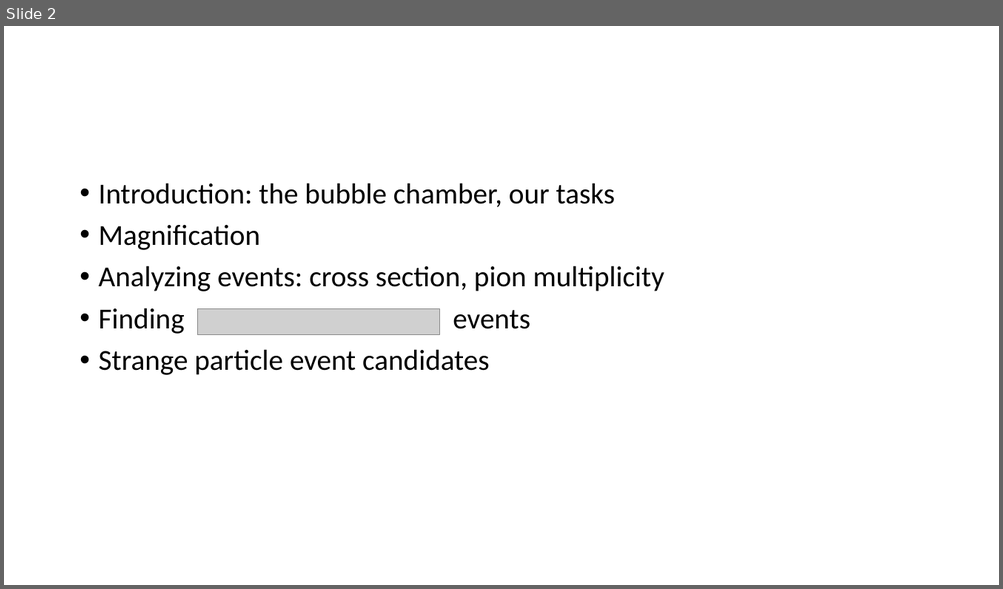
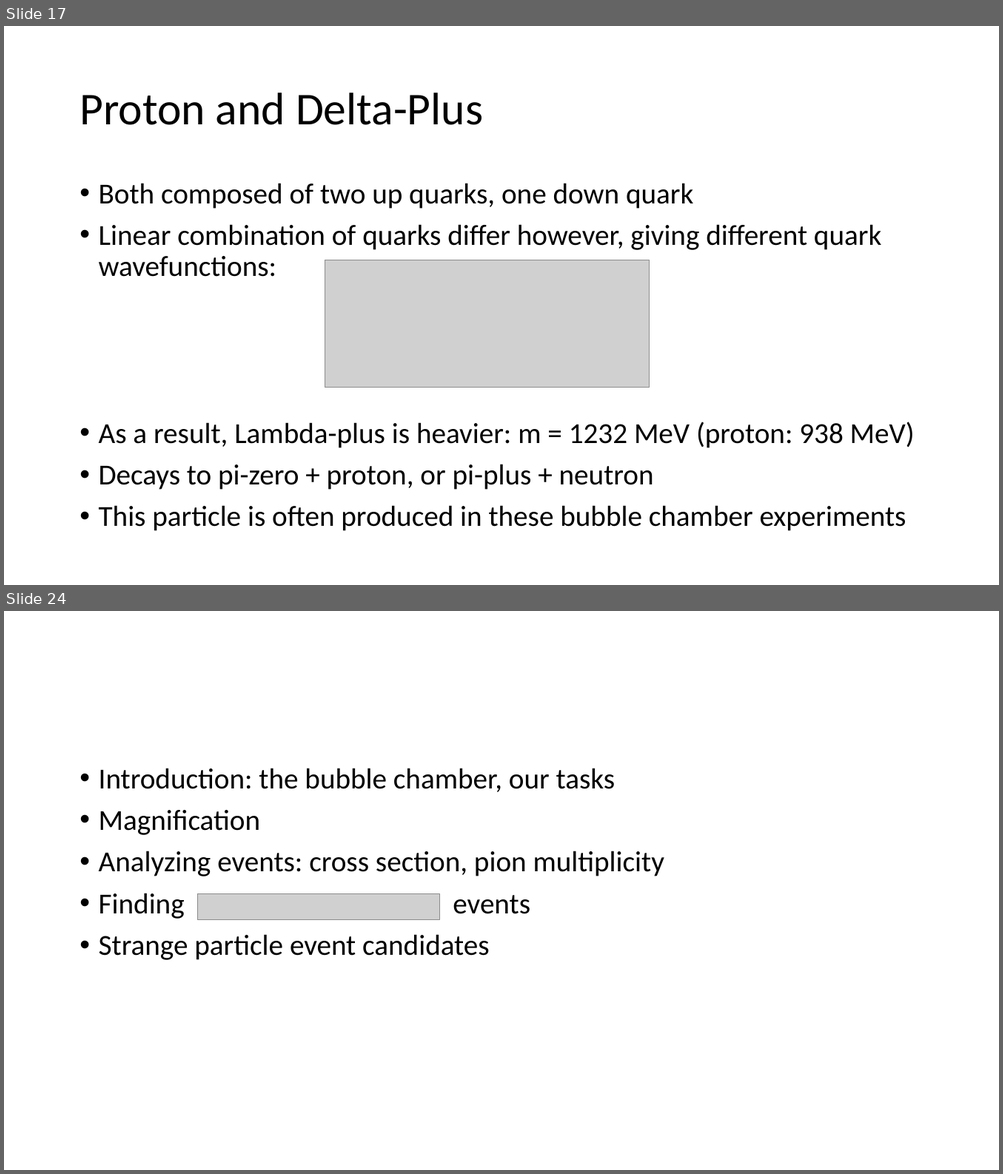
Before and after one commit to mitlabence/Lab18, a slide deck: Presentation/E212.pptx. Shown one above the other, each under a label of ours: slide 2 before the commit, slides 17 and 24 after it; the slides between them are not shown. The pictures are 1003x589 and 1003x1174 pixels, drawn with LibreOffice and Linux fonts; fonts in the diff are those of the drawing; grey boxes stand for pictures. Boxes give left, top, right and bottom in pixels: in the first picture for what was removed or moved away, otherwise in the second. Text is boxed around its words. In the diff, an @@ line names an element or a change of style, - is before the commit and + after.

```diff
--- a/Presentation/E212.pptx
+++ b/Presentation/E212.pptx
@@ slide 17 added at <box>4,26,999,585</box>, background #FFFFFF @@
@@ title added at <box>79,93,483,125</box>, 44 pt, text #000000 @@
+Proton and Delta-Plus
@@ text added at <box>99,183,914,531</box>, 28 pt, text #000000 @@
+• Both composed of two up quarks, one down quark
+• Linear combination of quarks differ however, giving different quark wavefunctions:
+• As a result, Lambda-plus is heavier: m = 1232 MeV (proton: 938 MeV)
+• Decays to pi-zero + proton, or pi-plus + neutron
+• This particle is often produced in these bubble chamber experiments
@@ picture added at <box>325,261,649,388</box> @@
@@ what was slide 2 is now slide 24 @@
```
Also in this commit, not shown: 3 slides changed, 29 other slides added, 15 other files.
